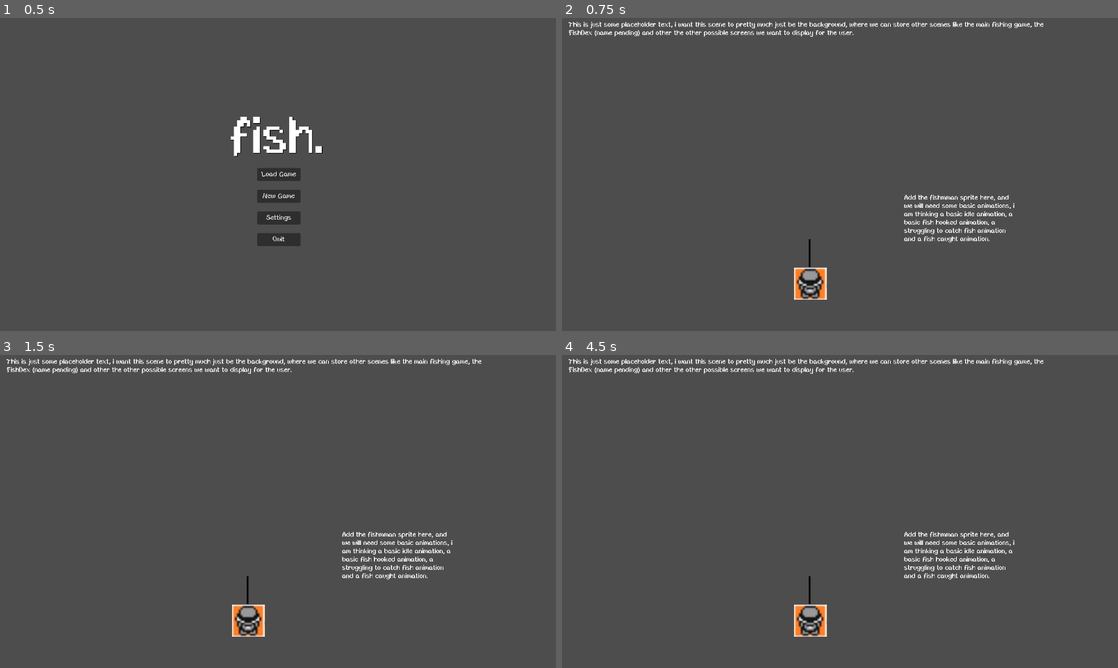
Above: before the commit, frames 1-4 (two rows, left to right).
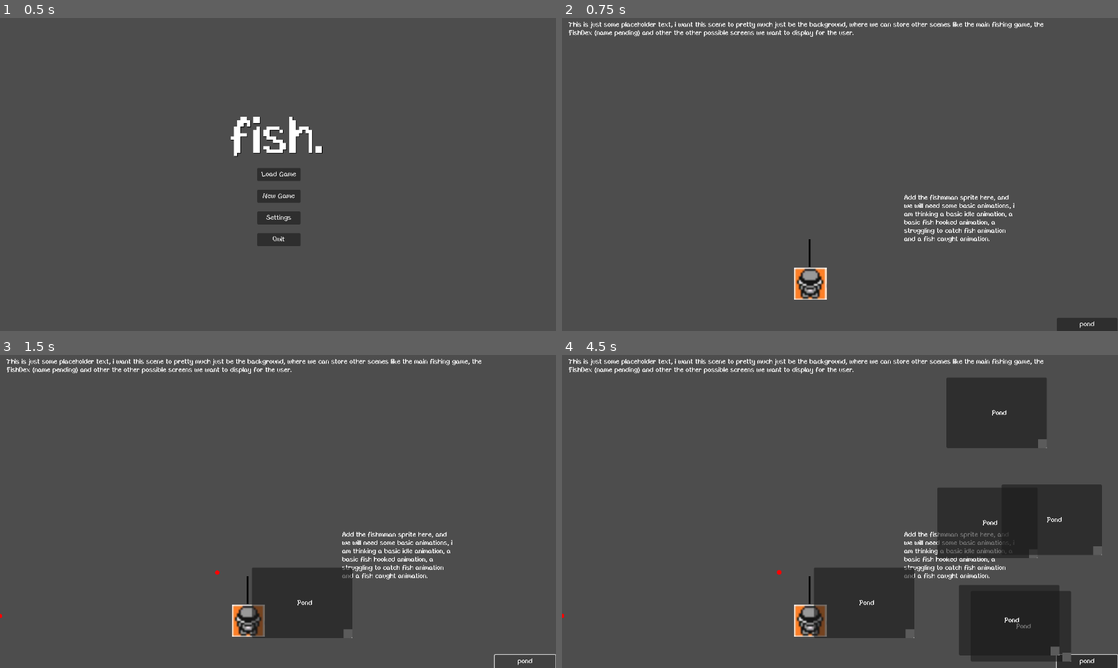
Above: after the commit, the same moments.

Repository: p4ntz/fish
Game: Godot game, scene res://Scenes/Title Screen.tscn
Same seed, same stepped clock (60 frames per second), same inputs: the game is played once before the commit and once after it.
Inputs (mouse positions are in pixels of both pictures, inside the frame that each line leads up to):
- Up to frame 1 (0.5 s): no input
- Up to frame 2 (0.75 s): click "New Game" at 0.5 s
- Up to frame 3 (1.5 s): click (522, 661) at 1.25 s, where only the run after the commit has a clickable "pond"
- Up to frame 4 (4.5 s): tap Enter (ui_accept) at 2, 2.27, 2.75, 3.5, 4.25 s; move the mouse to (962, 495) at 2.02 s; hold Right (ui_right) 2.03-2.75 s; click (962, 495) at 2.17 s; drag from (728, 527) to (812, 574) at 2.77 s; move the mouse to (895, 442) at 3.52 s; hold Right (ui_right) 3.53-4.25 s; click (895, 442) at 3.67 s; drag from (812, 574) to (673, 464) at 4.27 s

Frame 1 is identical in both runs. In frame 2, 0.5% of the frame differs, in the area x 89-100%, y 95-100%; in frame 3, 4.0%; in frame 4, 20%, in the area x 0-100%, y 7-100%.

Commit message:
Attempted to make the windows mechanic
it kinda works

Diff:
--- /dev/null
+++ b/Scenes/WindowSpawn.gd
@@ -0,0 +1,13 @@
+# TestScene.gd
+extends Node2D
+
+var window_scene = preload("res://WindowTest.tscn")  # Adjust path as needed
+
+func _on_pond_pressed():  # Fixed function name formatting
+	var new_window = window_scene.instantiate()
+	add_child(new_window)
+	# Spawn window at random position
+	new_window.position = Vector2(
+		randf_range(0, get_viewport_rect().size.x - 200),
+		randf_range(0, get_viewport_rect().size.y - 150)
+	)
--- a/Scenes/game_background.tscn
+++ b/Scenes/game_background.tscn
@@ -1,8 +1,10 @@
-[gd_scene load_steps=2 format=3 uid="uid://b4n33w5u131ad"]
+[gd_scene load_steps=3 format=3 uid="uid://b4n33w5u131ad"]
 
+[ext_resource type="Script" path="res://Scenes/WindowSpawn.gd" id="1_vpjux"]
 [ext_resource type="PackedScene" uid="uid://buad1dyyyy7aw" path="res://Scenes/fisher.tscn" id="1_wa21t"]
 
 [node name="Game Background Node" type="Node2D"]
+script = ExtResource("1_vpjux")
 
 [node name="Notes" type="Label" parent="."]
 offset_left = 15.0
@@ -13,3 +15,13 @@
 autowrap_mode = 3
 
 [node name="Fisher" parent="." instance=ExtResource("1_wa21t")]
+
+[node name="Pond" type="Button" parent="."]
+unique_name_in_owner = true
+offset_left = 1139.0
+offset_top = 690.0
+offset_right = 1279.0
+offset_bottom = 721.0
+text = "pond"
+
+[connection signal="pressed" from="Pond" to="." method="_on_pond_pressed"]
--- a/Scripts/Dex.gd
+++ b/Scripts/Dex.gd
@@ -7,35 +7,35 @@
 
 # this is a hacky data insertion for now just to have some test data. It can be expanded easily in the future.
 func init_data() -> Dex:
-    var file := "res://Scripts/fish.json"
-    var json_as_text := FileAccess.get_file_as_string(file)
-    var fishNames: Dictionary = JSON.parse_string(json_as_text)
-    var locations: Array = []
-    for index in fishNames.keys():
-        var fish = Fish.new()
-        fish.fish_name = fishNames[index]["fish_name"]
-        fish.catching_difficulty = fishNames[index]["difficulty"]
-        fish.rarity = fishNames[index]["rarity"]
-        fish.description = fishNames[index]["description"]
-        fish.scientific_name = fishNames[index]["scientific_name"]
-        fish.locations = fishNames[index]["locations"]
-        for location in fishNames[index]["locations"]:
-            if not location in locations:
-                locations.append(fishNames[index]["locations"])
-        FishData[fishNames[index]] = fish
-    for location in locations:
-        # init location info empty atm. make a json file for location data later and load the fish into it or something
-        LocationData[location] = {}
-    return self
+	var file := "res://Scripts/fish.json"
+	var json_as_text := FileAccess.get_file_as_string(file)
+	var fishNames: Dictionary = JSON.parse_string(json_as_text)
+	var locations: Array = []
+	for index in fishNames.keys():
+		var fish = Fish.new()
+		fish.fish_name = fishNames[index]["fish_name"]
+		fish.catching_difficulty = fishNames[index]["difficulty"]
+		fish.rarity = fishNames[index]["rarity"]
+		fish.description = fishNames[index]["description"]
+		fish.scientific_name = fishNames[index]["scientific_name"]
+		fish.locations = fishNames[index]["locations"]
+		for location in fishNames[index]["locations"]:
+			if not location in locations:
+				locations.append(fishNames[index]["locations"])
+		FishData[fishNames[index]] = fish
+	for location in locations:
+		# init location info empty atm. make a json file for location data later and load the fish into it or something
+		LocationData[location] = {}
+	return self
 
 func random_fish() -> Fish:
-    var selected: int = randi_range(0,len(FishData.keys()) - 1)
-    var check_fish: Fish = FishData[FishData.keys()[selected]]
-    #if not check_fish.can_be_caught_now():
+	var selected: int = randi_range(0,len(FishData.keys()) - 1)
+	var check_fish: Fish = FishData[FishData.keys()[selected]]
+	#if not check_fish.can_be_caught_now():
 
-    tracked_fish = check_fish
-    return tracked_fish
+	tracked_fish = check_fish
+	return tracked_fish
 
 func free_fish() -> void:
-    tracked_fish = null
-    return
+	tracked_fish = null
+	return
--- /dev/null
+++ b/Scripts/Window.gd
@@ -0,0 +1,125 @@
+extends Control
+
+# TODO: Add snapping to certain points
+# TODO: Fix resize handle of Label
+
+var dragging = false
+var resizing = false
+var drag_start_pos = Vector2()
+var start_window_pos = Vector2()
+var start_window_size = Vector2()
+var initial_size = Vector2()
+var resize_handle_size = 20
+
+var snap_points = [
+	Vector2(0, 600),
+	Vector2(500, 500)
+]
+var snap_threshold = 200  # Increase this value for more powerful snapping
+
+@onready var panel = get_node("Panel")
+@onready var label = get_node("Panel/Label")
+
+func _ready():
+	print("Window started at position: ", position)
+	mouse_filter = Control.MOUSE_FILTER_STOP
+	initial_size = panel.size
+	start_window_size = panel.size
+	label.text = "Pond"
+
+func _input(event):
+	if event is InputEventMouseButton and event.button_index == MOUSE_BUTTON_LEFT:
+		var mouse_pos = event.position - position
+		if event.pressed:
+			print("Mouse pressed at: ", event.position)
+			# Check if clicking in resize handle relative to panel position and size
+			if _is_in_resize_handle(mouse_pos - panel.position):
+				resizing = true
+				dragging = false
+				start_window_size = panel.size
+				drag_start_pos = event.position
+			else:
+				# Only drag if clicking on the panel
+				var panel_rect = Rect2(panel.position, panel.size)
+				if panel_rect.has_point(mouse_pos):
+					dragging = true
+					resizing = false
+					drag_start_pos = event.position
+					start_window_pos = panel.position
+		else:
+			dragging = false
+			resizing = false
+			print("Mouse released at: ", event.position)
+
+	elif event is InputEventMouseMotion:
+		if dragging:
+			print("Mouse Motion while dragging: ", event.position)
+			var new_pos = start_window_pos + (event.position - drag_start_pos)
+
+			var closest_snap = null
+			var closest_distance = snap_threshold
+
+			# Calculate the center of the window
+			var window_center = new_pos + (panel.size / 2)
+
+			for snap_point in snap_points:
+				var distance = window_center.distance_to(snap_point)
+				if distance < closest_distance:
+					closest_distance = distance
+					closest_snap = snap_point
+
+			if closest_snap:
+				# Snap the panel to the closest snap point
+				panel.position = closest_snap - (panel.size / 2)
+				print("Snapped to: ", closest_snap)
+			else:
+				# Move the panel to the new position
+				panel.position = new_pos
+				print("Moved to: ", new_pos)
+
+		elif resizing:
+			var new_size = start_window_size + (event.position - drag_start_pos)
+			# Ensure minimum size
+			new_size.x = max(100, new_size.x)
+			new_size.y = max(100, new_size.y)
+
+			# Update panel size
+			panel.size = new_size
+			_update_label_position()
+
+			# Update label based on panel size ratio
+			var size_ratio = (panel.size.x * panel.size.y) / (initial_size.x * initial_size.y)
+			if size_ratio >= 2.0:
+				label.text = "Lake"
+			elif size_ratio <= 0.5:
+				label.text = "Puddle"
+			else:
+				label.text = "Pond"
+
+			print("New size: ", panel.size, " Ratio: ", size_ratio)
+
+		queue_redraw()
+
+func _draw():
+	# Draw snap points
+	for point in snap_points:
+		draw_circle(point - position, 5, Color.RED)
+
+	# Draw resize handle on panel
+	if panel:
+		var handle_pos = panel.position + panel.size - Vector2(resize_handle_size, resize_handle_size)
+		draw_rect(Rect2(handle_pos, Vector2(resize_handle_size, resize_handle_size)), Color.GRAY)
+
+func _is_in_resize_handle(mouse_pos: Vector2) -> bool:
+	var handle_rect = Rect2(
+		Vector2(panel.size.x - resize_handle_size, panel.size.y - resize_handle_size),
+		Vector2(resize_handle_size, resize_handle_size)
+	)
+	return handle_rect.has_point(mouse_pos)
+
+func _update_label_position():
+	var label_rect = label.get_rect()
+	var panel_rect = panel.get_rect()
+	var center_x = panel_rect.position.x + (panel_rect.size.x / 2)
+	var center_y = panel_rect.position.y + (panel_rect.size.y / 2)
+	label.position = Vector2(center_x - (label_rect.size.x / 2), center_y - (label_rect.size.y / 2))
--- a/Scripts/fish.json
+++ b/Scripts/fish.json
@@ -99,7 +99,7 @@
 		"fish_name": "Plastic Fish with Googly Eyes",
 		"difficulty": 3,
 		"rarity": 0.4,
-		"locations": ["Kiddie Pool"],
+		"locations": ["Pool"],
 		"scientific_name": "",
 		"description": ""
 	},
--- /dev/null
+++ b/WindowTest.tscn
@@ -0,0 +1,23 @@
+[gd_scene load_steps=2 format=3 uid="uid://drqc5iwn14akt"]
+
+[ext_resource type="Script" path="res://Scripts/Window.gd" id="1_nb7h3"]
+
+[node name="Control" type="Control"]
+layout_mode = 3
+anchors_preset = 0
+offset_right = 40.0
+offset_bottom = 40.0
+script = ExtResource("1_nb7h3")
+
+[node name="Panel" type="Panel" parent="."]
+layout_mode = 0
+offset_right = 231.0
+offset_bottom = 162.0
+
+[node name="Label" type="Label" parent="Panel"]
+layout_mode = 0
+offset_left = 105.0
+offset_top = 74.0
+offset_right = 145.0
+offset_bottom = 90.0
+text = "Pond"
